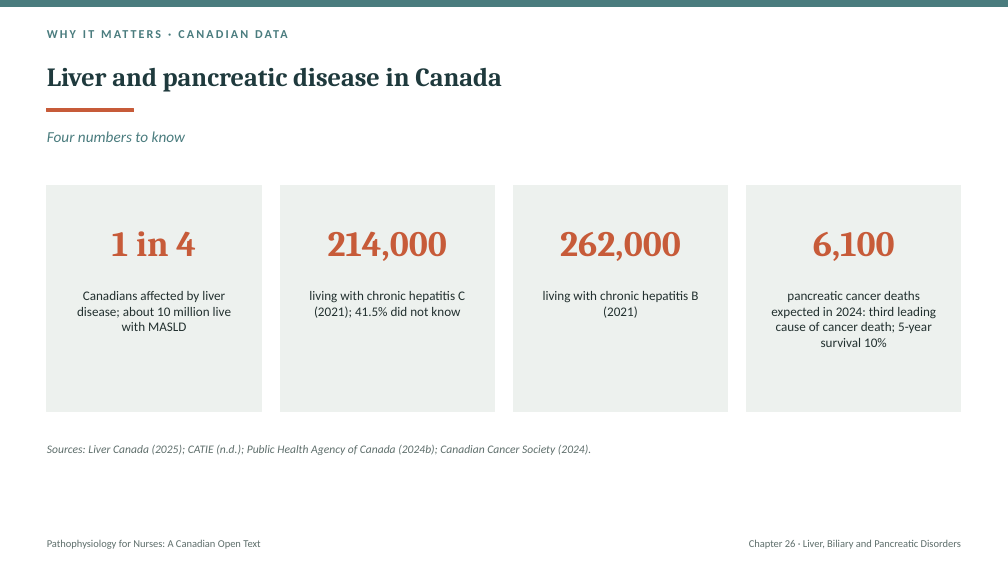
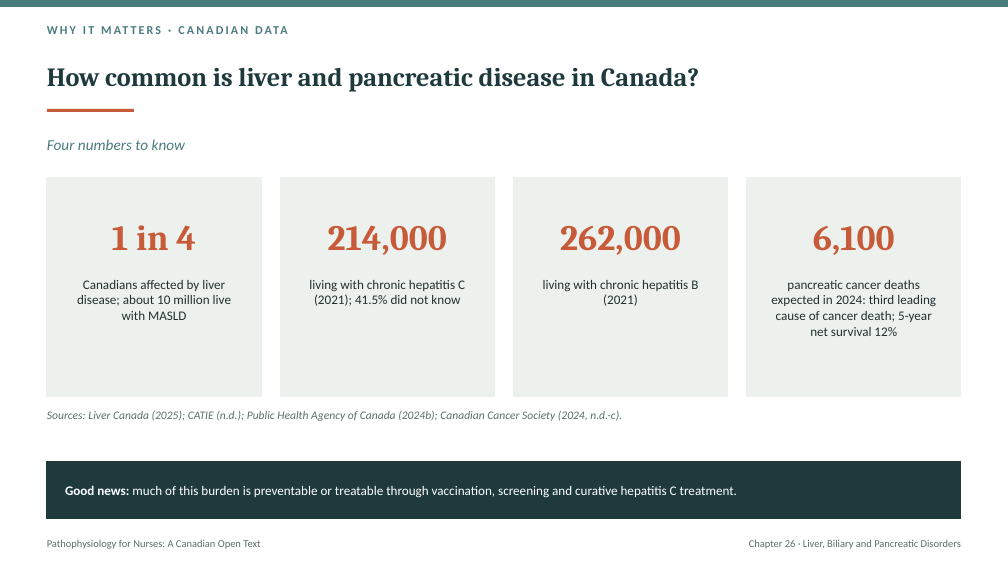
Before and after one commit to andrewleenl/opensourcenursing, a slide deck: slide 4 of Ch26_Liver_Biliary_and_Pancreatic_Disorders_Lecture_Presentation.pptx (slide 3 before the commit). Drawn at 1008x567 pixels with LibreOffice and Linux fonts; fonts in the diff are those of the drawing. Boxes give left, top, right and bottom in pixels: in the first picture for what was removed or moved away, otherwise in the second. Text is boxed around its words. In the diff, an @@ line names an element or a change of style, - is before the commit and + after.

```diff
--- a/Ch26_Liver_Biliary_and_Pancreatic_Disorders_Lecture_Presentation.pptx
+++ b/Ch26_Liver_Biliary_and_Pancreatic_Disorders_Lecture_Presentation.pptx
@@ text "WHY IT MATTERS · CANADIAN ..." at <box>47,23,961,45</box>: vertical alignment middle to top @@
@@ title at <box>47,67,699,92</box>: text changed @@
-Liver and pancreatic disease in Canada
+How common is liver and pancreatic disease in Canada?
@@ text "Four numbers to know" at <box>47,139,185,150</box>: vertical alignment top to middle @@
@@ rectangle: place and size @@
-rectangle at <box>47,185,261,412</box>
+rectangle at <box>47,178,261,397</box>
@@ rectangle: place and size @@
-rectangle at <box>281,185,495,412</box>
+rectangle at <box>281,178,495,397</box>
@@ rectangle: place and size @@
-rectangle at <box>513,185,727,412</box>
+rectangle at <box>513,178,727,397</box>
@@ rectangle: place and size @@
-rectangle at <box>747,185,961,412</box>
+rectangle at <box>747,178,961,397</box>
@@ text "1 in 4": place and size @@
-text "1 in 4" at <box>112,231,196,256</box>
+text "1 in 4" at <box>112,225,196,250</box>
@@ text "214,000": place and size @@
-text "214,000" at <box>328,231,447,261</box>
+text "214,000" at <box>328,225,447,255</box>
@@ text "262,000": place and size @@
-text "262,000" at <box>560,232,681,261</box>
+text "262,000" at <box>560,226,681,255</box>
@@ text "6,100": place and size @@
-text "6,100" at <box>813,232,895,261</box>
+text "6,100" at <box>813,226,895,255</box>
@@ text "Canadians affected by liver disease; ...": place and size @@
-text "Canadians affected by liver disease; ..." at <box>77,291,231,331</box>
+text "Canadians affected by liver disease; ..." at <box>77,280,231,320</box>
@@ text "living with chronic hepatitis C ...": place and size @@
-text "living with chronic hepatitis C ..." at <box>309,291,465,318</box>
+text "living with chronic hepatitis C ..." at <box>309,280,465,306</box>
@@ text "living with chronic hepatitis B ...": place and size @@
-text "living with chronic hepatitis B ..." at <box>543,291,698,318</box>
+text "living with chronic hepatitis B ..." at <box>543,280,698,306</box>
@@ text at <box>771,280,936,336</box>: text changed @@
-pancreatic cancer deaths expected in 2024: third leading cause of cancer death; 5-year survival 10%
+pancreatic cancer deaths expected in 2024: third leading cause of cancer death; 5-year net survival 12%
@@ text at <box>47,411,622,421</box>: text changed @@
-Sources: Liver Canada (2025); CATIE (n.d.); Public Health Agency of Canada (2024b); Canadian Cancer Society (2024).
+Sources: Liver Canada (2025); CATIE (n.d.); Public Health Agency of Canada (2024b); Canadian Cancer Society (2024, n.d.-c).
@@ rectangle added at <box>47,461,961,519</box>, fill #1F3A3D, outline #1F3A3D 1 pt @@
@@ text added at <box>65,485,737,498</box>, 12.5 pt, text #FFFFFF @@
+Good news: much of this burden is preventable or treatable through vaccination, screening and curative hepatitis C treatment.
```
Also in this commit, not shown: 34 other slides changed, 20 slides added, 15 slides removed, 2 other files.
